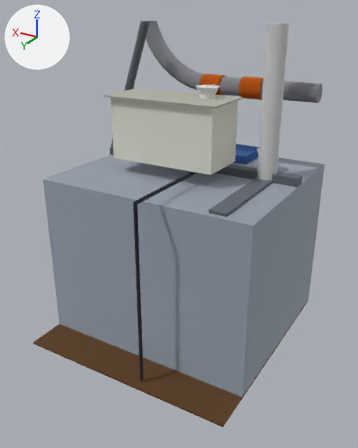
The glTF model cad/renders/water-station.glb as it was, and as the next commit left it.
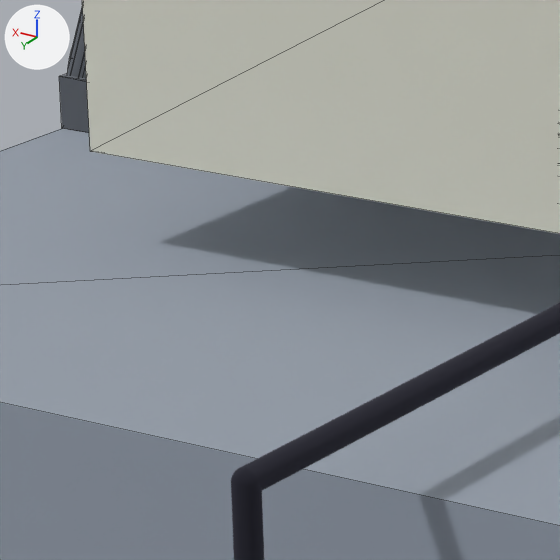
The first picture shows the older version from a camera (50 mm lens) standing at (-297.0, 795.0, 578.0) and looking at (130.0, 82.0, 221.0). The close-ups show the older and then the newer version on the part from 28% to 50% of the width and 31% to 48% of the height of that picture. Only the edits that show in the close-ups are written down. Lighting does not change. The marker at upper left points along +X, +Y and +Z. The close-ups show mesh edges as thin lines. Where no turn or scale is listed for an object, it has been applied to the vertices.

In view in the first close-up: 'brace_r', 'lid_bar', 'tank', 'ws_drain_tube', 'ws_shell'.
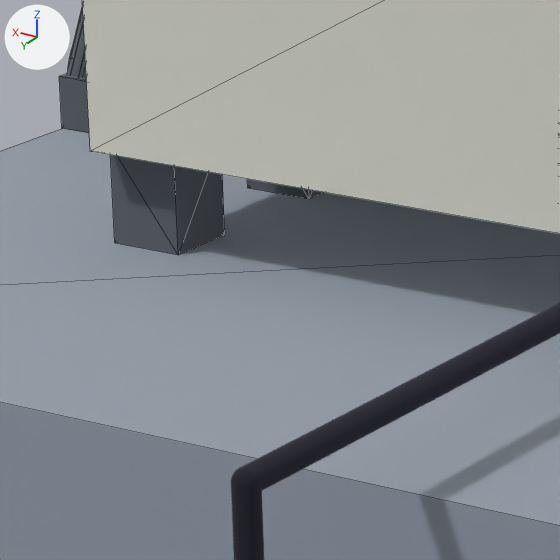
What changed in the scene script:
```text
Add me_ws_legs:
    me_ws_legs.from_pydata(...)  # a box spanning x 60.0..80.0, y 12.0..32.0, z 304.0..330.0; a box spanning x 60.0..80.0, y 70.0..90.0, z 304.0..330.0; a box spanning x 240.0..260.0, y 12.0..32.0, z 304.0..330.0; a box spanning x 240.0..260.0, y 70.0..90.0, z 304.0..330.0
    me_ws_legs.materials.append(mat_mat_2)  # grey #8c9199
Add ob_ws_legs:
    ob_ws_legs = bpy.data.objects.new('ws_legs', me_ws_legs)
    ob_ws_legs.location = (0.0, 0.0, 0.0)
```

Pixel boxes (x1, y1, x2, y2) of what changed, in the close-ups (560 x 560 px):
'ws_legs', added: after (110, 155, 324, 255)
